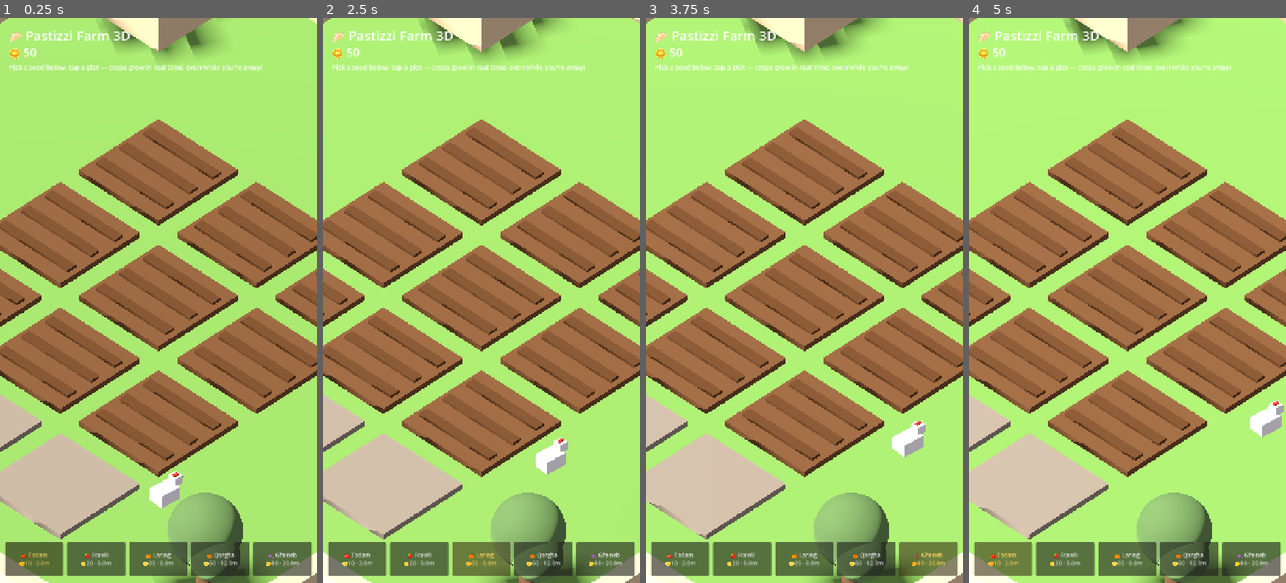
Above: before the commit, frames 1-4 (left to right).
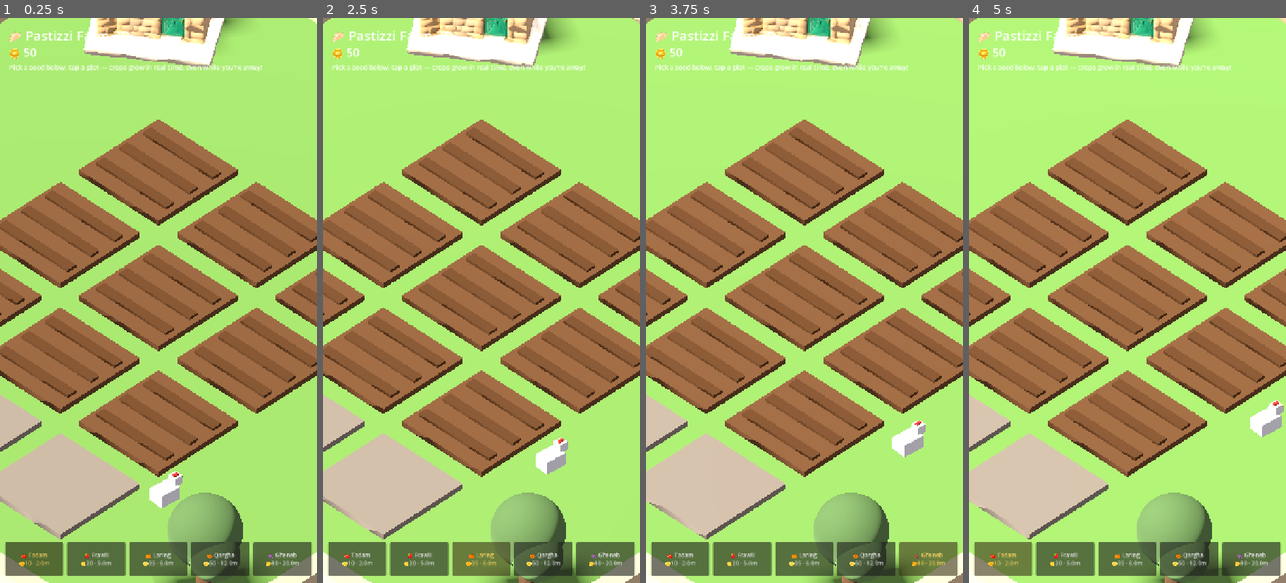
Above: after the commit, the same moments.

Repository: terencecamilleripesci/PastizziFarm3D
Game: Godot game, scene res://farm.tscn
The game is run twice, just before and just after one commit, with the same random seed, the same clock (stepped at 60 frames per second) and the same inputs.
Inputs:
- Up to frame 1 (0.25 s): no input
- Up to frame 2 (2.5 s): click "🍅 Tadam 🪙10 · 2.0m" at 0.5 s; click "🍓 Frawli 🪙20 · 5.0m" at 1.25 s; click "🍊 Larinġ 🪙35 · 8.0m" at 2 s
- Up to frame 3 (3.75 s): click "🎃 Qargħa 🪙50 · 12.0m" at 2.75 s; click "🍇 Għeneb 🪙80 · 20.0m" at 3.5 s
- Up to frame 4 (5 s): click "🍅 Tadam 🪙10 · 2.0m" at 4.25 s

The runs differ from the first frame. In frame 1, 3.1% of the frame differs, in the area x 26-78%, y 0-9%; in frame 2, 3.3%; in frame 3, 3.2%; in frame 4, 3.2%.

Commit message:
v0.6: FIRST REAL 3D MODEL — Maltese farmhouse (Meshy AI, golden limestone + green door) replaces the primitive girna, auto-scaled to scene
Co-Authored-By: Claude Fable 5 <noreply@anthropic.com>
Claude-Session: https://claude.ai/code/session_01Q55X5n8LA6xgNosSpJws7r

Diff:
--- a/source/farm.gd
+++ b/source/farm.gd
@@ -94,9 +94,27 @@
 	_box(Vector3(26, 1.0, 0.7), Vector3(0, 0.5, 13), stone)
 	_box(Vector3(0.7, 1.0, 26), Vector3(-13, 0.5, 0), stone)
 	_box(Vector3(0.7, 1.0, 26), Vector3(13, 0.5, 0), stone)
-	# girna hut
-	_box(Vector3(2.4, 1.6, 2.4), Vector3(-9.5, 0.8, -9.5), stone)
-	_cyl(0.0, 1.9, 1.4, Vector3(-9.5, 2.3, -9.5), Color(0.7, 0.58, 0.4))
+	# the farmhouse (real 3D model, generated with Meshy AI)
+	var house_scene: PackedScene = load("res://assets/house.glb")
+	if house_scene:
+		var house := house_scene.instantiate()
+		add_child(house)
+		house.position = Vector3(-9.3, 0, -9.3)
+		house.rotation_degrees.y = 35
+		# normalise whatever scale the model shipped with to ~3.4 units tall
+		var aabb := AABB()
+		var found := false
+		for child in house.find_children("*", "MeshInstance3D", true):
+			var b: AABB = child.get_aabb()
+			if not found:
+				aabb = b
+				found = true
+			else:
+				aabb = aabb.merge(b)
+		if found and aabb.size.y > 0.01:
+			var f := 3.4 / aabb.size.y
+			house.scale = Vector3(f, f, f)
+			house.position.y = -aabb.position.y * f
 	# stone well
 	_cyl(1.0, 1.0, 0.9, Vector3(9.5, 0.45, -9.5), Color(0.78, 0.68, 0.5))
 	_cyl(0.0, 1.2, 0.8, Vector3(9.5, 1.9, -9.5), Color(0.6, 0.34, 0.2))
Binary file added: source/assets/house.glb
Not shown, changed: index.html
Not shown, changed: index.pck
